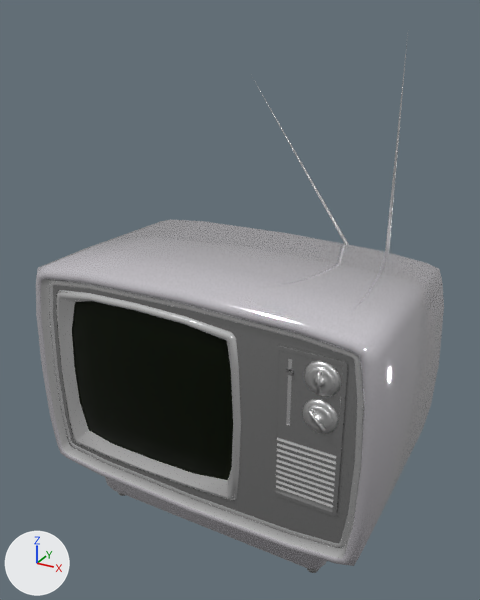
Renders of the glTF model scroll2/models/3.0/S99.glb from each side of a commit.
The view is the same before and after, from a camera (50 mm lens) standing at (91.9, -160.3, 138.0) and looking at (1.4, 4.3, 55.7). The axes (+X, +Y, +Z) are drawn at lower left. The lights are the same throughout. Where no turn or scale is listed for an object, it has been applied to the vertices.

Before the edit, the objects in view are built like this:
```python
mat_body = principled_material('Body')
mat_body.base_color = (0.97, 0.94, 1.0)  # white #fcf8ff
mat_body.metallic = 0.873
mat_body.roughness = 0.0587
me_retro_tv = bpy.data.meshes.new('Retro_TV')
me_retro_tv.from_pydata(...)  # 984 vertices, 1814 faces; spans x -52.9..57.3, y -30.0..41.9, z -16.9..133.0
# faces by material slot: [470, 100, 252, 68, 480, 444]
me_retro_tv.materials.append(mat_body)  # white #fcf8ff
me_retro_tv.materials.append(mat_white)  # white #ffffff
me_retro_tv.materials.append(mat_front)  # grey #afafaf
me_retro_tv.materials.append(mat_screen_mirror)  # black #0a1400
me_retro_tv.materials.append(mat_steel_silver)  # light grey #dcdcdc
me_retro_tv.materials.append(mat_black)  # white #ffffff
ob_retro_tv = bpy.data.objects.new('Retro_TV', me_retro_tv)
ob_retro_tv.location = (0.0, 0.0, 0.0)
```
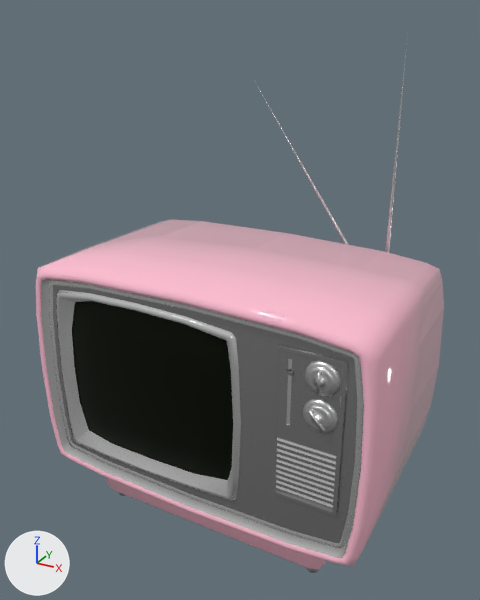
What differs and where, as boxes [x1, y1, x2, y2] in the pictures (480 x 600 px):
'Retro_TV', recoloured, surface changed (white to pink)
    both: [36, 166, 444, 572]

The change, as a diff of the scene's bpy script:
```diff
--- a/scroll2/models/3.0/S99.glb.py
+++ b/scroll2/models/3.0/S99.glb.py
@@ mat_body @@
 mat_body = principled_material('Body')
-mat_body.base_color = (0.97, 0.94, 1.0)  # white #fcf8ff
-mat_body.metallic = 0.873
+mat_body.base_color = (1.0, 0.518, 0.647)  # pink #ffbfd2
 mat_body.roughness = 0.0587
```
